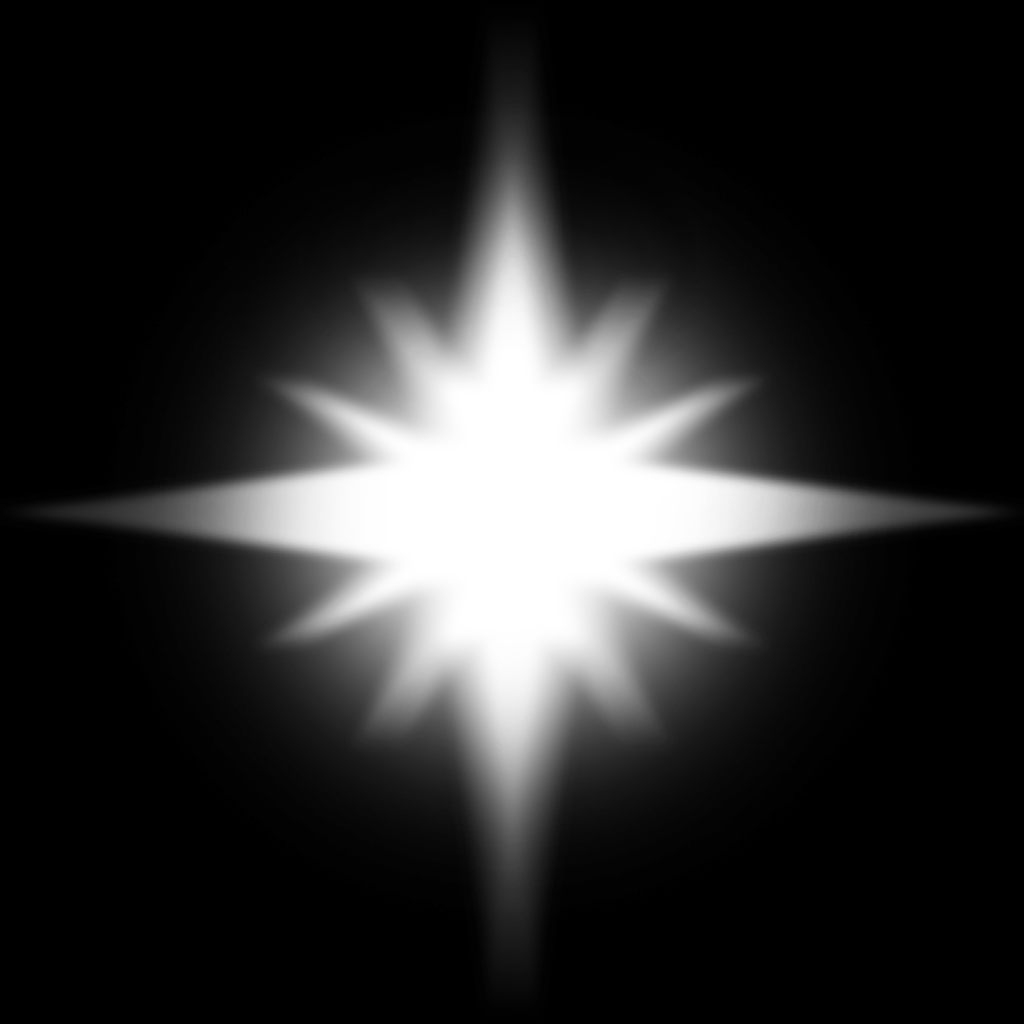
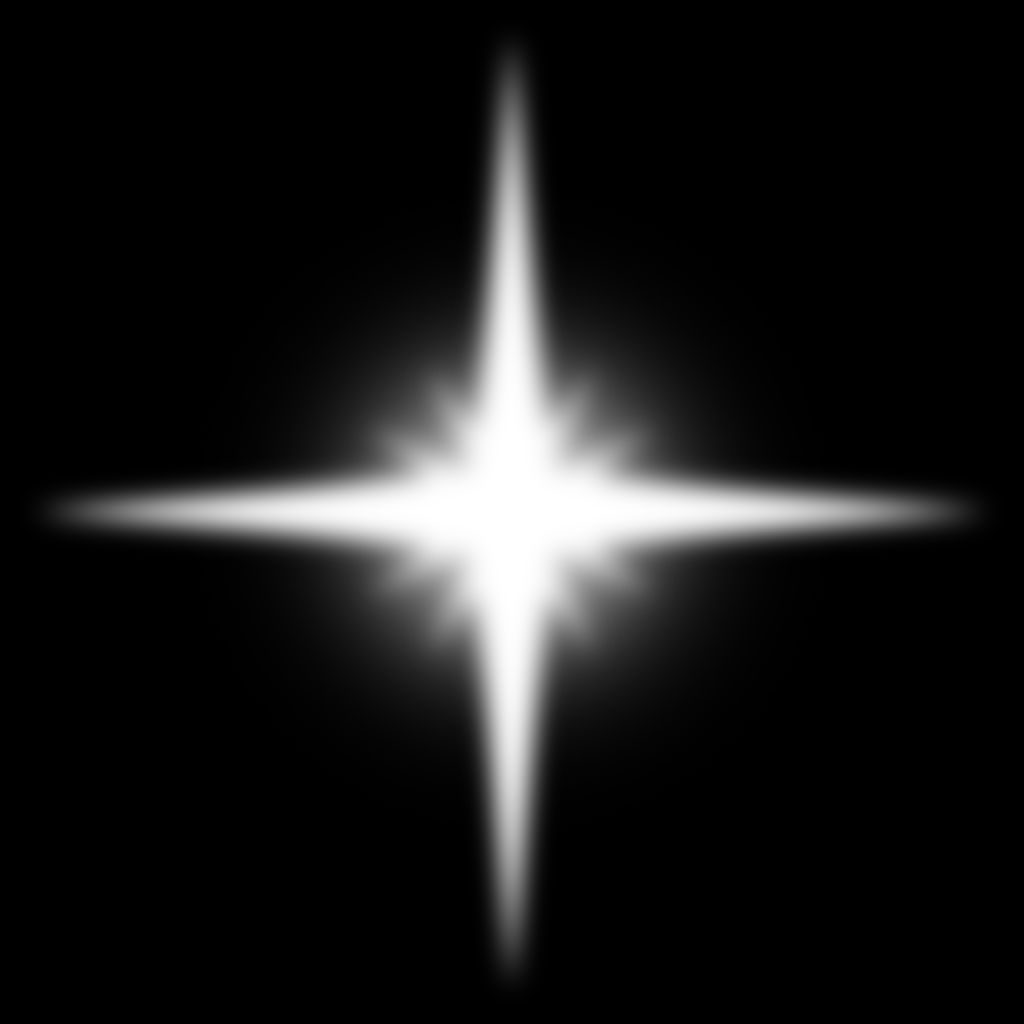
Two versions of the same layered image (1024×1024). Layer-by-layer changes:
removed layer "Layer 1" over <box>97,96,926,927</box>
painted on "Polygon 1" over <box>0,17,1024,1011</box>
